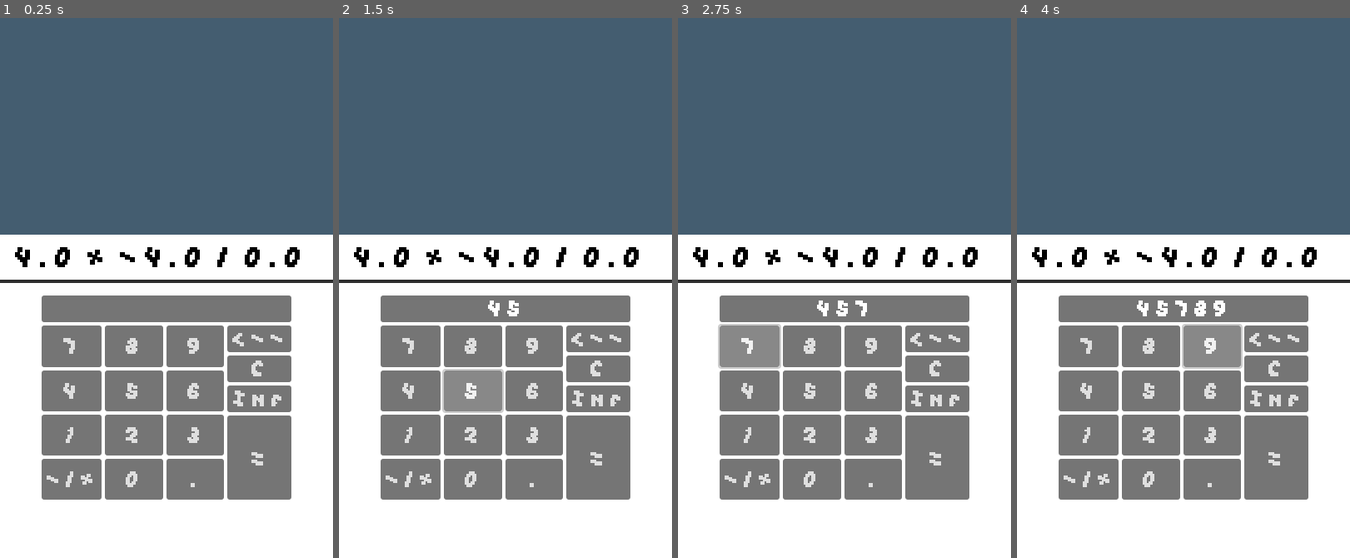
Above: before the commit, frames 1-4 (left to right).
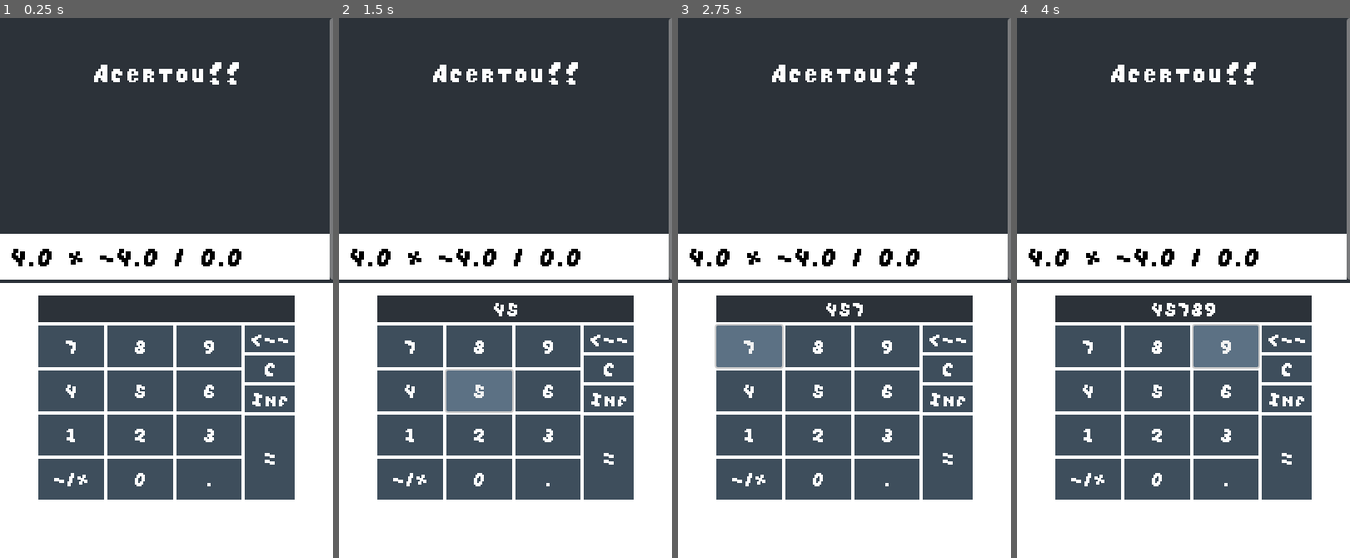
Above: after the commit, the same moments.

Repository: yDewolf/MathDungeons
Game: Godot game, scene res://core/scenes/MathTest.tscn
Same seed, same stepped clock (60 frames per second), same inputs: the game is played once before the commit and once after it.
Inputs:
- Up to frame 1 (0.25 s): no input
- Up to frame 2 (1.5 s): click "4" at 0.5 s; click "5" at 1.25 s
- Up to frame 3 (2.75 s): click "7" at 2 s
- Up to frame 4 (4 s): click "8" at 2.75 s; click "9" at 3.5 s

The runs differ from the first frame. In frame 1, 69% of the frame differs, in the area x 0-100%, y 0-90%; in frame 2, 69%; in frame 3, 69%; in frame 4, 69%.

Commit message:
Better font and UI

Diff:
--- /dev/null
+++ b/assets/fonts/PixelFont.json
@@ -0,0 +1,63 @@
+{
+	"$baseURI": "https://yal.cc/r/20/pixelfont/",
+	"$version": "1.0",
+	"in-glyphs": [
+		" !\"#$%&'()*+,-./",
+		"0123456789:;<=>?",
+		"@ABCDEFGHIJKLMNO",
+		"PQRSTUVWXYZ[\\]^_",
+		"`abcdefghijklmno",
+		"pqrstuvwxyz{|}~∎"
+	],
+	"glyph-color": "auto",
+	"glyph-width": 8,
+	"glyph-height": 10,
+	"glyph-ofs-x": 0,
+	"glyph-ofs-y": 0,
+	"glyph-sep-x": 1,
+	"glyph-sep-y": 1,
+	"glyph-base-x": 0,
+	"glyph-baseline": 7,
+	"glyph-spacing": 1,
+	"font-is-mono": false,
+	"font-em-square": 1152,
+	"font-line-gap": 128,
+	"font-ascend": 896,
+	"font-descend": -256,
+	"font-px-size": 128,
+	"contour-type": "pixel",
+	"font-type": "ttf",
+	"font-is-upper": false,
+	"font-name": "PixelFont",
+	"font-style": "Regular",
+	"font-author": "yDewolf",
+	"font-copy": "(c)",
+	"font-version-major": 1,
+	"font-version-minor": 0,
+	"font-desc": "Font for my pixelated games",
+	"font-license": "You don't have the permission unless you ask for me",
+	"font-license-url": "",
+	"font-sample-text": [
+		"Hey! WYSI 727"
+	],
+	"font-embedding": "4",
+	"font-weight-class": "400",
+	"font-width-class": "5",
+	"font-creation-date": "2025-08-22",
+	"font-creation-time": "18:55",
+	"font-modification-date": "2025-08-22",
+	"font-modification-time": "19:16",
+	"font-modification-auto": true,
+	"overrides": [
+		"# hide the pixels of the \"space\" characters!",
+		"# (but they'll still have a width)",
+		"# hide \\s"
+	],
+	"font-preview-text": [
+		"10/20",
+		"hey",
+		"THE QUICK BROWN FOX JUMPS OVER A LAZY DOG.",
+		"the quick brown fox jumps over a lazy dog.",
+		"0123456789"
+	]
+}
--- a/assets/themes/MainTheme.tres
+++ b/assets/themes/MainTheme.tres
@@ -1,7 +1,24 @@
-[gd_resource type="Theme" load_steps=2 format=3 uid="uid://duopp3v3dn4fb"]
+[gd_resource type="Theme" load_steps=6 format=3 uid="uid://duopp3v3dn4fb"]
 
 [ext_resource type="FontFile" uid="uid://bm6vrfibrxy0x" path="res://assets/fonts/Pixel Font.ttf" id="1_bfh01"]
+
+[sub_resource type="StyleBoxFlat" id="StyleBoxFlat_bfh01"]
+bg_color = Color(0.361815, 0.441871, 0.517526, 1)
+
+[sub_resource type="StyleBoxFlat" id="StyleBoxFlat_l6bq8"]
+bg_color = Color(0.242069, 0.30386, 0.362122, 1)
+
+[sub_resource type="StyleBoxFlat" id="StyleBoxFlat_4xafc"]
+bg_color = Color(0.176559, 0.225845, 0.272285, 1)
+
+[sub_resource type="StyleBoxFlat" id="StyleBoxFlat_8nhri"]
+bg_color = Color(0.173831, 0.197309, 0.223903, 1)
 
 [resource]
 default_font = ExtResource("1_bfh01")
 default_font_size = 18
+Button/colors/font_color = Color(1, 1, 1, 1)
+Button/styles/hover = SubResource("StyleBoxFlat_bfh01")
+Button/styles/normal = SubResource("StyleBoxFlat_l6bq8")
+Button/styles/pressed = SubResource("StyleBoxFlat_4xafc")
+PanelContainer/styles/panel = SubResource("StyleBoxFlat_8nhri")
--- a/core/components/Math/Equations/ExpressionHandler.gd
+++ b/core/components/Math/Equations/ExpressionHandler.gd
@@ -38,8 +38,8 @@
 	print(self.target_result.get_value())
 
 func check_result(inputted_value: float) -> void:
-	var rounded_result: float = snapped(target_result.get_value(), precision)
-	var value: float = snapped(inputted_value, precision)
+	var rounded_result: float = snapped(floorf(target_result.get_value() / precision) * precision, precision)
+	var value: float = snapped(floorf(inputted_value / precision) * precision, precision)
 	warn_label.visible = true
 	var timer = get_tree().create_timer(1.2)
 	timer.timeout.connect(hide_warn_label)
--- a/core/components/MathProblem/ui/VirtualNumpad.tscn
+++ b/core/components/MathProblem/ui/VirtualNumpad.tscn
@@ -1,5 +1,6 @@
-[gd_scene load_steps=2 format=3 uid="uid://dyl0664juyqfg"]
+[gd_scene load_steps=3 format=3 uid="uid://dyl0664juyqfg"]
 
+[ext_resource type="Theme" uid="uid://duopp3v3dn4fb" path="res://assets/themes/MainTheme.tres" id="1_60swe"]
 [ext_resource type="Script" uid="uid://bf8ivdsjwmqc7" path="res://core/components/MathProblem/ui/VirtualNumpad.gd" id="1_ivxt4"]
 
 [node name="VirtualNumpad" type="MarginContainer" node_paths=PackedStringArray("number_grid", "action_column", "preview_label")]
@@ -11,6 +12,7 @@
 offset_top = -260.0
 grow_horizontal = 2
 grow_vertical = 0
+theme = ExtResource("1_60swe")
 theme_override_constants/margin_left = 50
 theme_override_constants/margin_top = 15
 theme_override_constants/margin_right = 50
@@ -129,7 +131,7 @@
 size_flags_horizontal = 8
 
 [node name="Backspace" type="Button" parent="VBoxContainer/HBoxContainer/ActionColumn"]
-custom_minimum_size = Vector2(0, 32)
+custom_minimum_size = Vector2(60, 32)
 layout_mode = 2
 size_flags_horizontal = 3
 text = "<--"
--- a/core/scenes/MathTest.tscn
+++ b/core/scenes/MathTest.tscn
@@ -6,9 +6,6 @@
 [ext_resource type="Theme" uid="uid://duopp3v3dn4fb" path="res://assets/themes/MainTheme.tres" id="4_5i87k"]
 [ext_resource type="PackedScene" uid="uid://cnvfl67tvkvm5" path="res://core/components/MathProblem/ui/MathExpressionHolder.tscn" id="4_h0gn3"]
 [ext_resource type="PackedScene" uid="uid://dyl0664juyqfg" path="res://core/components/MathProblem/ui/VirtualNumpad.tscn" id="5_radsl"]
-
-[sub_resource type="StyleBoxFlat" id="StyleBoxFlat_5i87k"]
-bg_color = Color(0.266665, 0.365565, 0.438179, 1)
 
 [sub_resource type="StyleBoxFlat" id="StyleBoxFlat_npv4y"]
 bg_color = Color(1, 1, 1, 1)
@@ -20,7 +17,7 @@
 random_gen = NodePath("../RandomEquationGen")
 expression_vbox = NodePath("../UI/PanelContainer/VBoxContainer/ScrollContainer/ExpressionVBox")
 scroll_container = NodePath("../UI/PanelContainer/VBoxContainer/ScrollContainer")
-warn_label = NodePath("../UI/PanelContainer/Warning")
+warn_label = NodePath("../UI/PanelContainer/MarginContainer/Warning")
 virtual_numpad = NodePath("../UI/PanelContainer/VBoxContainer/PanelContainer2/VirtualNumpad")
 expression_holder_scene = ExtResource("4_h0gn3")
 
@@ -48,10 +45,10 @@
 anchor_bottom = 1.0
 grow_horizontal = 2
 grow_vertical = 2
-metadata/_edit_use_anchors_ = true
 
 [node name="VBoxContainer" type="VBoxContainer" parent="UI/PanelContainer"]
 layout_mode = 2
+size_flags_horizontal = 4
 alignment = 2
 
 [node name="ScrollContainer" type="ScrollContainer" parent="UI/PanelContainer/VBoxContainer"]
@@ -59,9 +56,9 @@
 layout_mode = 2
 size_flags_vertical = 3
 theme = ExtResource("4_5i87k")
-theme_override_styles/panel = SubResource("StyleBoxFlat_5i87k")
 follow_focus = true
 horizontal_scroll_mode = 0
+vertical_scroll_mode = 2
 
 [node name="ExpressionVBox" type="VBoxContainer" parent="UI/PanelContainer/VBoxContainer/ScrollContainer"]
 custom_minimum_size = Vector2(400, 0)
@@ -79,10 +76,15 @@
 texture_filter = 1
 layout_mode = 2
 
-[node name="Warning" parent="UI/PanelContainer" instance=ExtResource("1_npv4y")]
-visible = false
+[node name="MarginContainer" type="MarginContainer" parent="UI/PanelContainer"]
 layout_mode = 2
-size_flags_vertical = 4
+size_flags_vertical = 0
+theme_override_constants/margin_top = 50
+
+[node name="Warning" parent="UI/PanelContainer/MarginContainer" instance=ExtResource("1_npv4y")]
+custom_minimum_size = Vector2(0, 32.89)
+layout_mode = 2
 text = "Acertou!!"
 horizontal_alignment = 1
+vertical_alignment = 1
 script = null
Binary file changed: assets/fonts/Pixel Font.ttf
Binary file added: assets/fonts/fontMap.png
Not shown, added: assets/fonts/fontMap.png.import
Not shown: 1 places in core/scenes/MathTest.tscn that only renumber resources
Not shown, changed: assets/fonts/PixelizedFont.pixil
